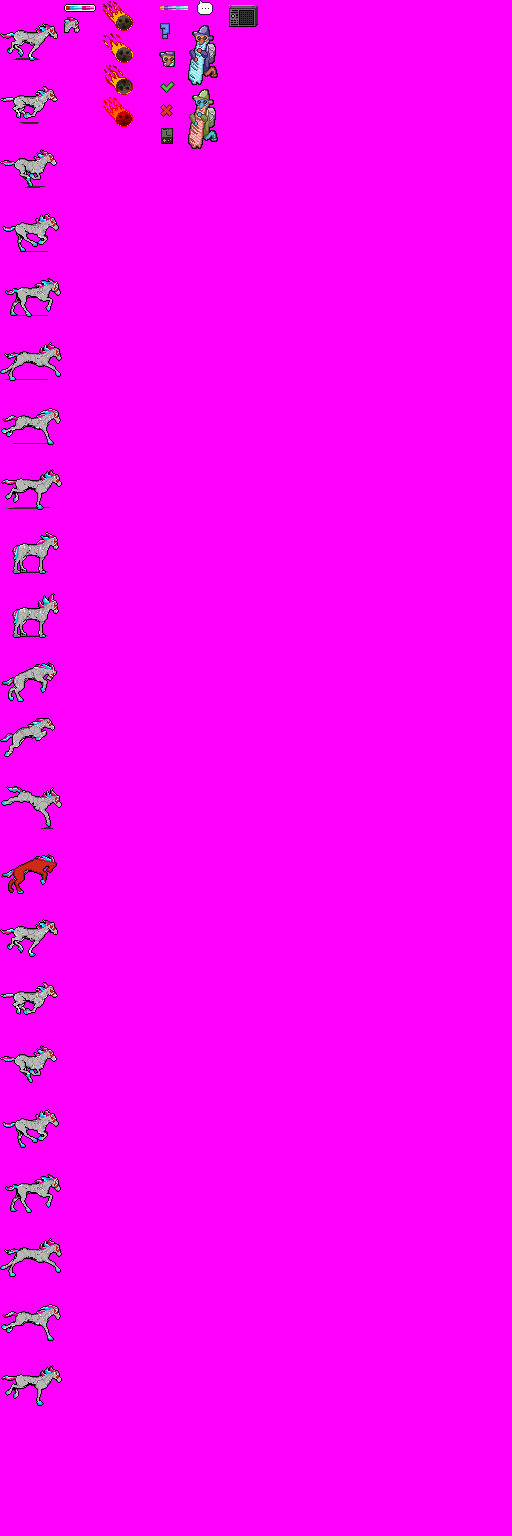
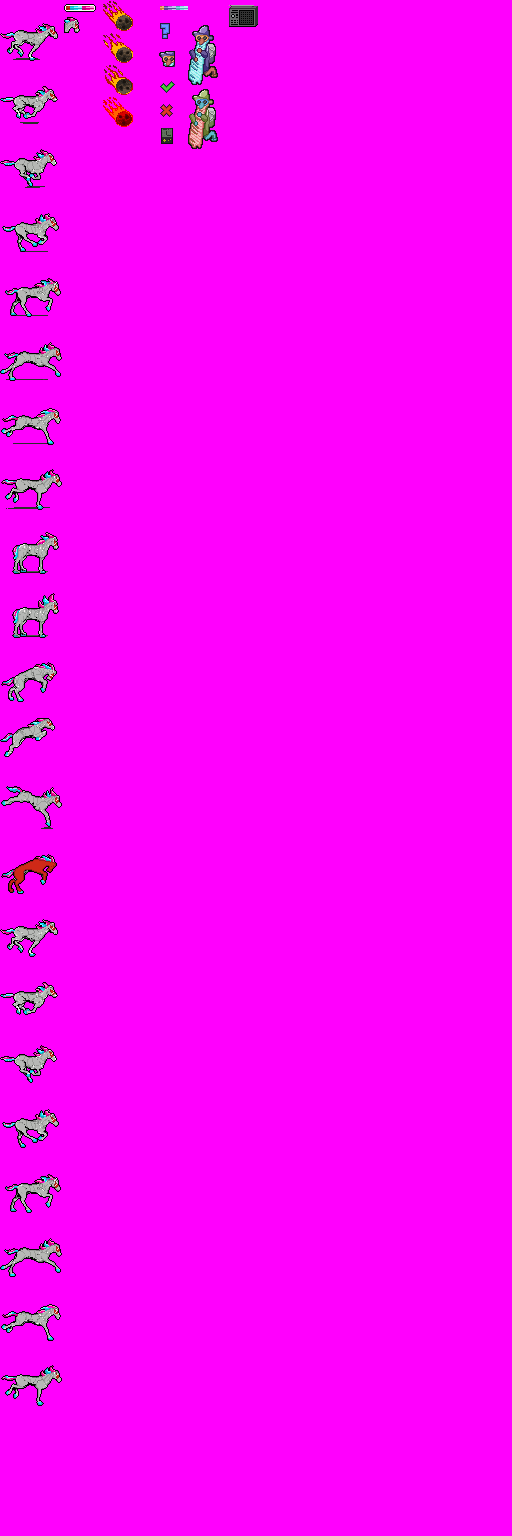
Two versions of the same layered image (512x1536). Layer-by-layer changes:
removed layer "ui_chat" over [197, 0, 213, 15]
